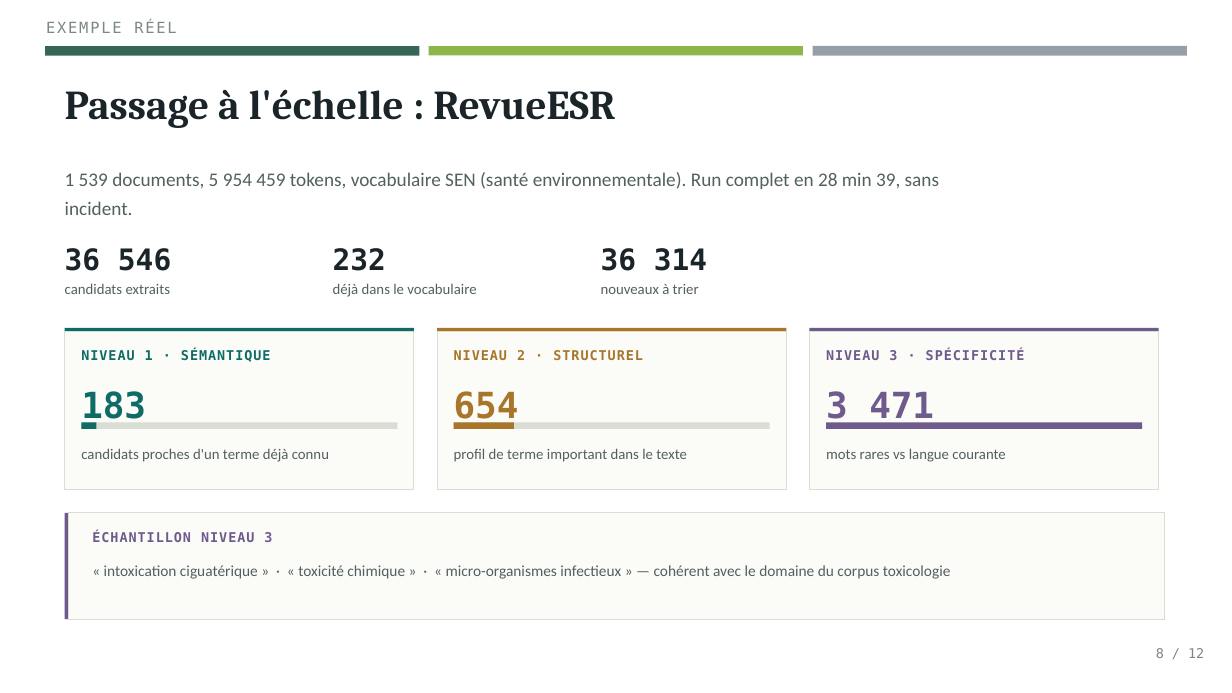
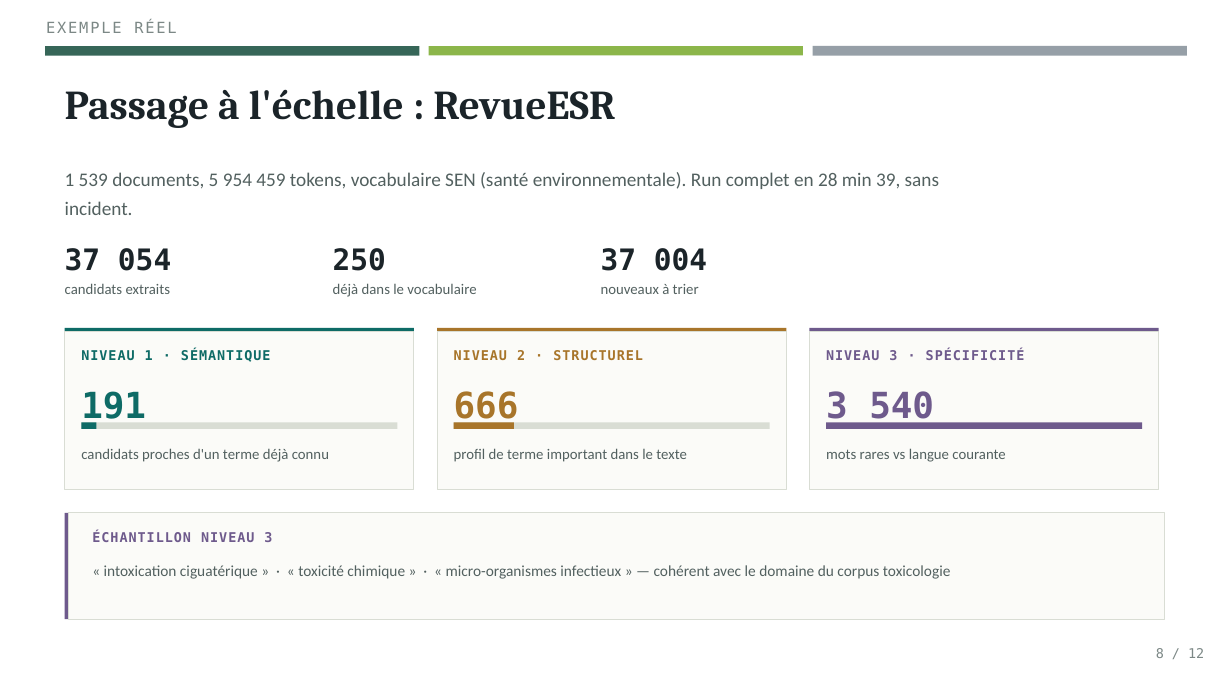
Before and after one commit to stephane54/loterre-annotate, a slide deck: slide 9 of docs/Extraction_terminologique_v2.pptx (slide 7 before the commit). Drawn at 1232x693 pixels with LibreOffice and Linux fonts; fonts in the diff are those of the drawing. Boxes give left, top, right and bottom in pixels: in the first picture for what was removed or moved away, otherwise in the second. Text is boxed around its words. In the diff, an @@ line names an element or a change of style, - is before the commit and + after.

```diff
--- a/docs/Extraction_terminologique_v2.pptx
+++ b/docs/Extraction_terminologique_v2.pptx
@@ text at <box>65,248,171,271</box>: text changed @@
-36 546
+37 054
@@ text at <box>333,248,386,271</box>: text changed @@
-232
+250
@@ text at <box>601,248,707,271</box>: text changed @@
-36 314
+37 004
@@ text at <box>81,391,146,426</box>: text changed @@
-183
+191
@@ text at <box>454,391,519,426</box>: text changed @@
-654
+666
@@ text at <box>826,391,934,426</box>: text changed @@
-3 471
+3 540
```
Also in this commit, not shown: 1 other slide changed, 1 slide added, 29 other files.
